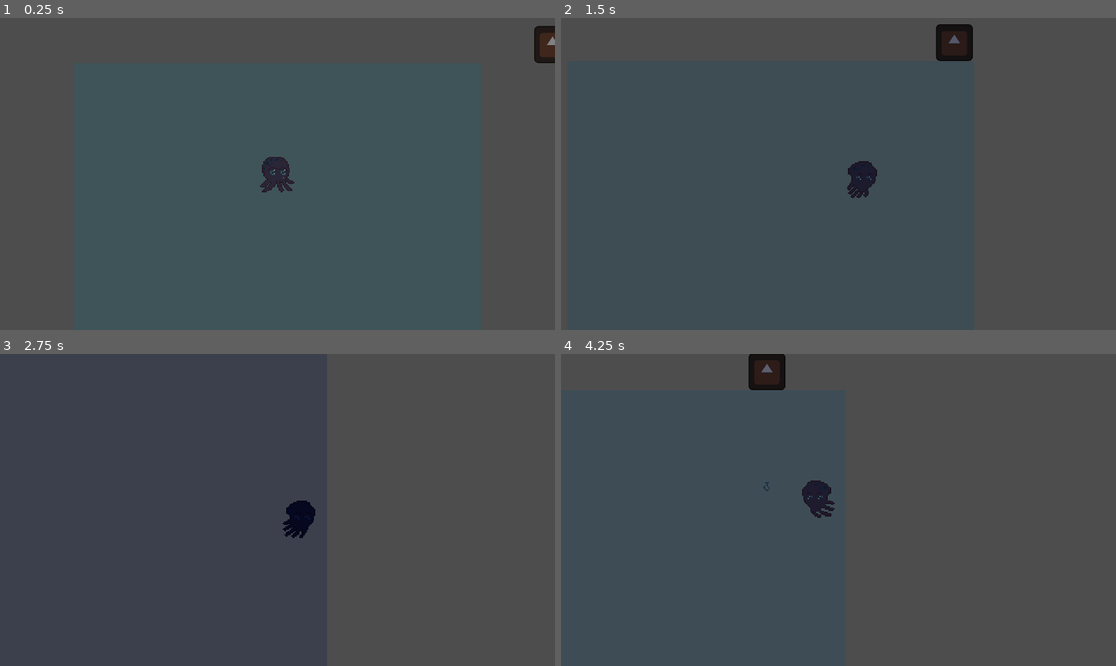
Above: before the commit, frames 1-4 (two rows, left to right).
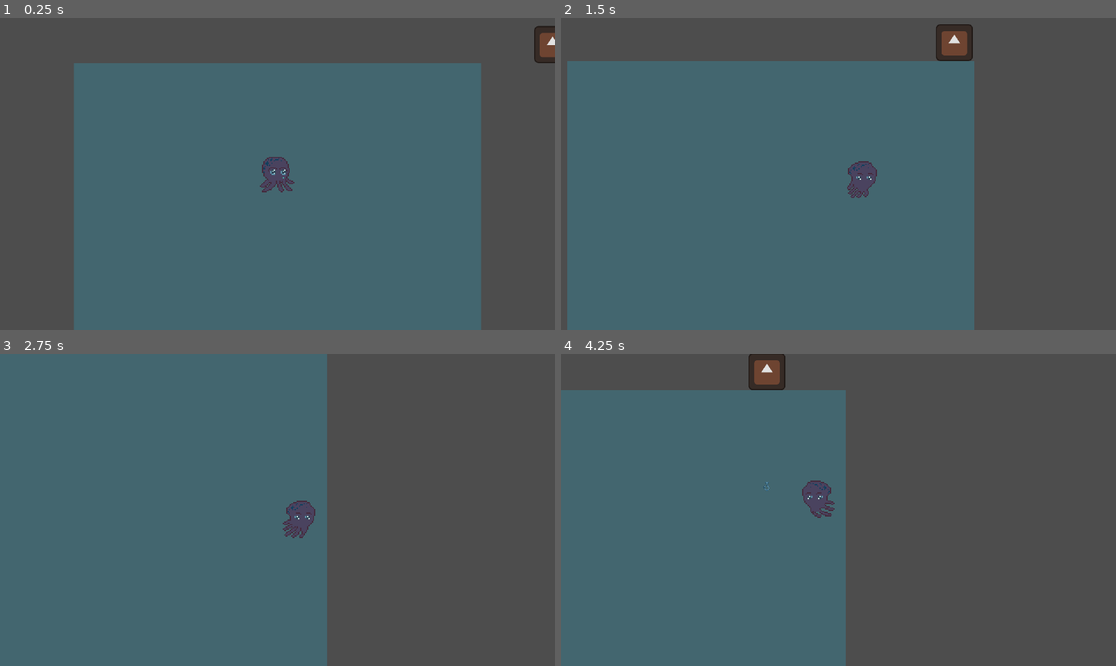
Above: after the commit, the same moments.

Repository: alfroids/tidal-storm
Game: Godot game, scene res://scenes/levels/main.tscn
Same seed, same stepped clock (60 frames per second), same inputs: the game is played once before the commit and once after it. The engine's default icon, where the game draws it, is replaced by a stand-in: a white triangle on a blue panel in a dark square.
Inputs:
- Up to frame 1 (0.25 s): no input
- Up to frame 2 (1.5 s): hold D (move_right) 0.53-1.28 s; hold S (move_down) from 1.28 s (still down)
- Up to frame 3 (2.75 s): release S (move_down) at 2.03 s; hold D (move_right) from 2.03 s (still down)
- Up to frame 4 (4.25 s): release D (move_right) at 2.78 s; hold W (move_up) 2.78-3.53 s; hold A (move_left) from 3.53 s (still down)

The runs differ from the first frame. In frame 1, 0.7% of the frame differs, in the area x 46-100%, y 4-56%; in frame 2, 64%, in the area x 1-75%, y 2-100%; in frame 3, 59%; in frame 4, 46%.

Commit message:
New calm/storm cycle system. Removed old one from main

Diff:
--- /dev/null
+++ b/scenes/levels/main.gd
@@ -0,0 +1,12 @@
+extends Node2D
+
+@export var _calm_timer: Timer
+@export var _storm_timer: Timer
+
+func _on_calm_timer_timeout():
+	_storm_timer.start()
+	print("Hora da tempestade")
+
+func _on_storm_timer_timeout():
+	_calm_timer.start()
+	print("Hora da Calmaria")
--- a/scenes/levels/main.tscn
+++ b/scenes/levels/main.tscn
@@ -1,8 +1,7 @@
-[gd_scene load_steps=7 format=3 uid="uid://bu6f414k16ji4"]
+[gd_scene load_steps=6 format=3 uid="uid://bu6f414k16ji4"]
 
+[ext_resource type="Script" path="res://scenes/levels/main.gd" id="1_4jlsr"]
 [ext_resource type="PackedScene" uid="uid://bb21uipacresu" path="res://scenes/octopus/octopus.tscn" id="3_eg6kt"]
-[ext_resource type="Script" path="res://scenes/management/calm_storm_cycle.gd" id="3_gt8yo"]
-[ext_resource type="Texture2D" uid="uid://bj4lajhk1ltxu" path="res://assets/gradient/calm_storm_gradient.tres" id="4_08fmc"]
 [ext_resource type="PackedScene" uid="uid://ye3rq14ioe58" path="res://scenes/boat-manager/boat-manager.tscn" id="5_gj485"]
 
 [sub_resource type="WorldBoundaryShape2D" id="WorldBoundaryShape2D_hixgo"]
@@ -10,7 +9,10 @@
 
 [sub_resource type="ShaderMaterial" id="ShaderMaterial_idc05"]
 
-[node name="Main" type="Node2D"]
+[node name="Main" type="Node2D" node_paths=PackedStringArray("_calm_timer", "_storm_timer")]
+script = ExtResource("1_4jlsr")
+_calm_timer = NodePath("TimerManager/CalmTimer")
+_storm_timer = NodePath("TimerManager/StormTimer")
 
 [node name="Octopus" parent="." instance=ExtResource("3_eg6kt")]
 position = Vector2(0, 384)
@@ -40,8 +42,18 @@
 color = Color(0.129412, 0.737255, 0.901961, 0.227451)
 polygon = PackedVector2Array(-704, 0, 704, 0, 704, 1344, -704, 1344)
 
-[node name="CanvasModulate" type="CanvasModulate" parent="."]
-script = ExtResource("3_gt8yo")
-gradient = ExtResource("4_08fmc")
+[node name="TimerManager" type="Node" parent="."]
+
+[node name="CalmTimer" type="Timer" parent="TimerManager"]
+wait_time = 5.0
+one_shot = true
+autostart = true
+
+[node name="StormTimer" type="Timer" parent="TimerManager"]
+wait_time = 5.0
+one_shot = true
+
+[connection signal="timeout" from="TimerManager/CalmTimer" to="." method="_on_calm_timer_timeout"]
+[connection signal="timeout" from="TimerManager/StormTimer" to="." method="_on_storm_timer_timeout"]
 
 [editable path="BoatManager"]
